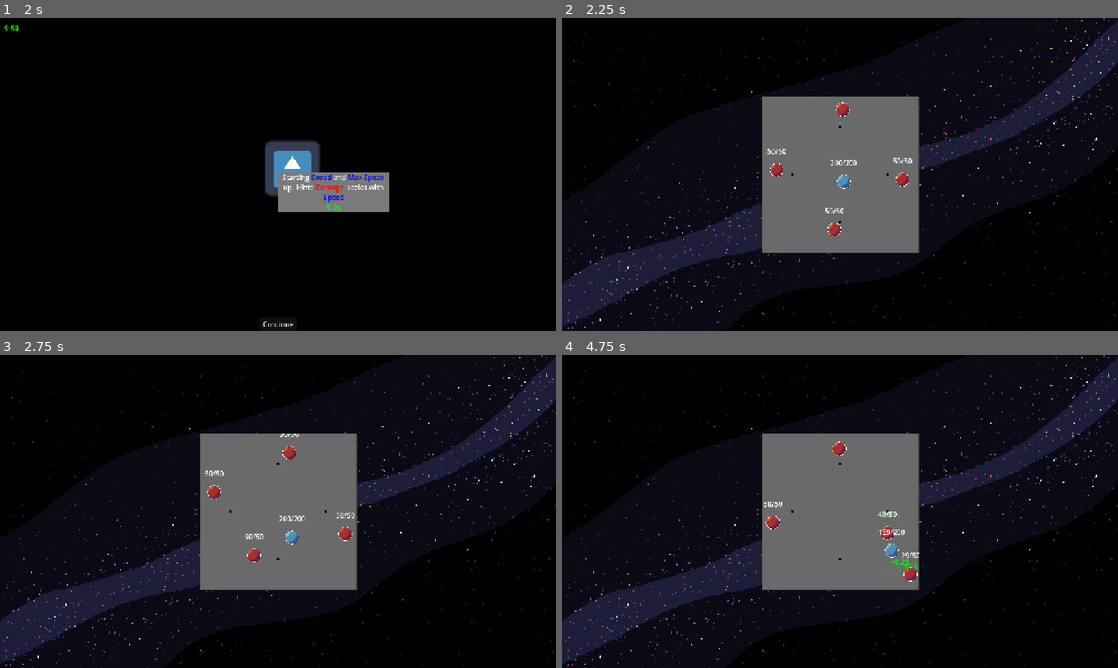
Above: before the commit, frames 1-4 (two rows, left to right).
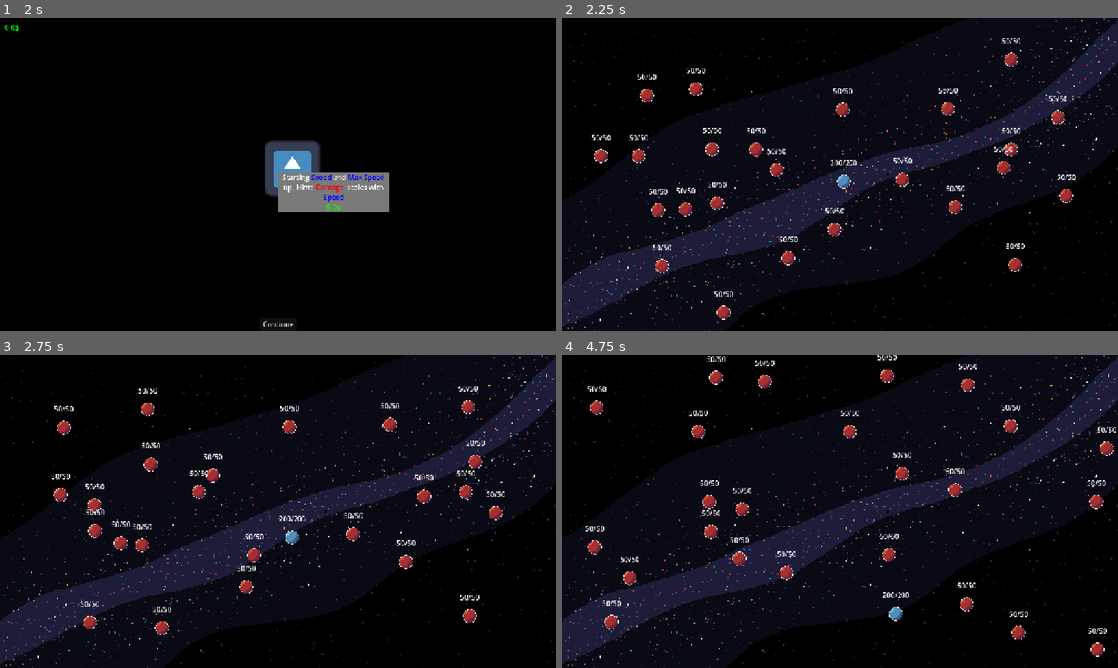
Above: after the commit, the same moments.

Repository: wespd/ball-fighter
Game: Godot game, scene res://Scenes/main_menu.tscn
Same seed, same stepped clock (60 frames per second), same inputs: the game is played once before the commit and once after it. The engine's default icon, where the game draws it, is replaced by a stand-in: a white triangle on a blue panel in a dark square.
Inputs (mouse positions are in pixels of both pictures, inside the frame that each line leads up to):
- Up to frame 1 (2 s): click "Play" at 0.5 s; click "Play" at 1.25 s
- Up to frame 2 (2.25 s): click "Continue" at 2 s
- Up to frame 3 (2.75 s): no input
- Up to frame 4 (4.75 s): move the mouse to (856, 536) at 2.77 s; click (856, 536) at 2.85 s; move the mouse to (867, 545) at 3.52 s; right-click (867, 545) at 3.6 s; move the mouse to (878, 511) at 4.27 s; click (878, 511) at 4.35 s

Frame 1 is identical in both runs. In frame 2, 16% of the frame differs, in the area x 5-93%, y 6-97%; in frame 3, 16%; in frame 4, 17%, in the area x 4-100%, y 0-97%.

Commit message:
sprites

Diff:
--- a/Scenes/Levels/first_level.tscn
+++ b/Scenes/Levels/first_level.tscn
@@ -1,24 +1,24 @@
 [gd_scene format=3 uid="uid://cp23roms2sjx2"]
 
 [ext_resource type="Script" uid="uid://dwsrph4ywts4u" path="res://Scripts/level.gd" id="1_i5tww"]
-[ext_resource type="Texture2D" uid="uid://o3so5u5fihlq" path="res://Sprites/Background_static_w_hole.png" id="2_4l5vx"]
+[ext_resource type="Texture2D" uid="uid://bwngmxtvl01s2" path="res://Sprites/Background_static.png" id="2_4l5vx"]
 [ext_resource type="PackedScene" uid="uid://d18bcpnidh32y" path="res://Scenes/ball.tscn" id="3_aqoxu"]
 [ext_resource type="PackedScene" uid="uid://y4gf131udgjo" path="res://Scenes/peg.tscn" id="4_4l5vx"]
 
 [sub_resource type="WorldBoundaryShape2D" id="WorldBoundaryShape2D_i5tww"]
 normal = Vector2(1, 0)
-distance = -180.0
+distance = -640.0
 
 [sub_resource type="WorldBoundaryShape2D" id="WorldBoundaryShape2D_aqoxu"]
 normal = Vector2(-1, 0)
-distance = -180.0
+distance = -640.0
 
 [sub_resource type="WorldBoundaryShape2D" id="WorldBoundaryShape2D_4l5vx"]
 normal = Vector2(0, 1)
-distance = -180.0
+distance = -360.0
 
 [sub_resource type="WorldBoundaryShape2D" id="WorldBoundaryShape2D_swywn"]
-distance = -180.0
+distance = -360.0
 
 [node name="FirstLevel" type="Node2D" unique_id=2094502786]
 script = ExtResource("1_i5tww")
@@ -59,7 +59,7 @@
 shape = SubResource("WorldBoundaryShape2D_swywn")
 
 [node name="Background" type="TextureRect" parent="." unique_id=498260788]
-z_index = 6
+z_index = -1
 z_as_relative = false
 anchors_preset = 15
 anchor_right = 1.0
@@ -98,6 +98,66 @@
 [node name="BallEnemy4" parent="." unique_id=1339087098 instance=ExtResource("3_aqoxu")]
 position = Vector2(135, 0)
 
+[node name="BallEnemy5" parent="." unique_id=2057724829 instance=ExtResource("3_aqoxu")]
+position = Vector2(-430, -178)
+
+[node name="BallEnemy6" parent="." unique_id=272068533 instance=ExtResource("3_aqoxu")]
+position = Vector2(-430, 92)
+
+[node name="BallEnemy7" parent="." unique_id=1428158021 instance=ExtResource("3_aqoxu")]
+position = Vector2(-565, -43)
+
+[node name="BallEnemy8" parent="." unique_id=915341568 instance=ExtResource("3_aqoxu")]
+position = Vector2(-295, -43)
+
+[node name="BallEnemy9" parent="." unique_id=263655649 instance=ExtResource("3_aqoxu")]
+position = Vector2(381, -271)
+
+[node name="BallEnemy10" parent="." unique_id=555814094 instance=ExtResource("3_aqoxu")]
+position = Vector2(381, -1)
+
+[node name="BallEnemy11" parent="." unique_id=1030559845 instance=ExtResource("3_aqoxu")]
+position = Vector2(246, -136)
+
+[node name="BallEnemy12" parent="." unique_id=97123879 instance=ExtResource("3_aqoxu")]
+position = Vector2(516, -136)
+
+[node name="BallEnemy13" parent="." unique_id=1866558893 instance=ExtResource("3_aqoxu")]
+position = Vector2(392, -72)
+
+[node name="BallEnemy14" parent="." unique_id=1713652692 instance=ExtResource("3_aqoxu")]
+position = Vector2(392, 198)
+
+[node name="BallEnemy15" parent="." unique_id=345935644 instance=ExtResource("3_aqoxu")]
+position = Vector2(257, 63)
+
+[node name="BallEnemy16" parent="." unique_id=49863133 instance=ExtResource("3_aqoxu")]
+position = Vector2(527, 63)
+
+[node name="BallEnemy17" parent="." unique_id=831521982 instance=ExtResource("3_aqoxu")]
+position = Vector2(-268, 63)
+
+[node name="BallEnemy18" parent="." unique_id=560743354 instance=ExtResource("3_aqoxu")]
+position = Vector2(-268, 333)
+
+[node name="BallEnemy19" parent="." unique_id=352265218 instance=ExtResource("3_aqoxu")]
+position = Vector2(-403, 198)
+
+[node name="BallEnemy20" parent="." unique_id=983383723 instance=ExtResource("3_aqoxu")]
+position = Vector2(-133, 198)
+
+[node name="BallEnemy21" parent="." unique_id=1511549225 instance=ExtResource("3_aqoxu")]
+position = Vector2(-341, -185)
+
+[node name="BallEnemy22" parent="." unique_id=1051798136 instance=ExtResource("3_aqoxu")]
+position = Vector2(-341, 85)
+
+[node name="BallEnemy23" parent="." unique_id=1763505883 instance=ExtResource("3_aqoxu")]
+position = Vector2(-476, -50)
+
+[node name="BallEnemy24" parent="." unique_id=872955424 instance=ExtResource("3_aqoxu")]
+position = Vector2(-206, -50)
+
 [node name="Peg" parent="." unique_id=322305095 instance=ExtResource("4_4l5vx")]
 position = Vector2(-110, 0)
 
--- a/Scenes/ball.tscn
+++ b/Scenes/ball.tscn
@@ -25,22 +25,6 @@
 [node name="Sprite2D" type="Sprite2D" parent="." unique_id=1006215520]
 texture = SubResource("AtlasTexture_376qj")
 
-[node name="Sprite2D2" type="Sprite2D" parent="." unique_id=585886030]
-position = Vector2(-360, 0)
-texture = SubResource("AtlasTexture_376qj")
-
-[node name="Sprite2D3" type="Sprite2D" parent="." unique_id=812901115]
-position = Vector2(360, 0)
-texture = SubResource("AtlasTexture_376qj")
-
-[node name="Sprite2D4" type="Sprite2D" parent="." unique_id=1387858394]
-position = Vector2(0, 360)
-texture = SubResource("AtlasTexture_376qj")
-
-[node name="Sprite2D5" type="Sprite2D" parent="." unique_id=1229625356]
-position = Vector2(0, -360)
-texture = SubResource("AtlasTexture_376qj")
-
 [node name="CollisionShape2D" type="CollisionShape2D" parent="." unique_id=1209233224]
 shape = SubResource("CircleShape2D_41u45")
 
--- a/Scripts/ball.gd
+++ b/Scripts/ball.gd
@@ -44,7 +44,6 @@
 
 	if collision_info:
 		on_collision(collision_info)
-	_warp_ball()
 
 func bounce_off_surface(normal : Vector2):
 	direction = direction.bounce(normal).normalized()
Binary file changed: Sprites/cursor_upgrade.png
Not shown, added: Sprites/cursor_upgrade.png.import
Binary file added: Sprites/upgrade_icons.aseprite
Binary file added: Sprites/upgrade_icons.png
Not shown, added: Sprites/upgrade_icons.png.import
